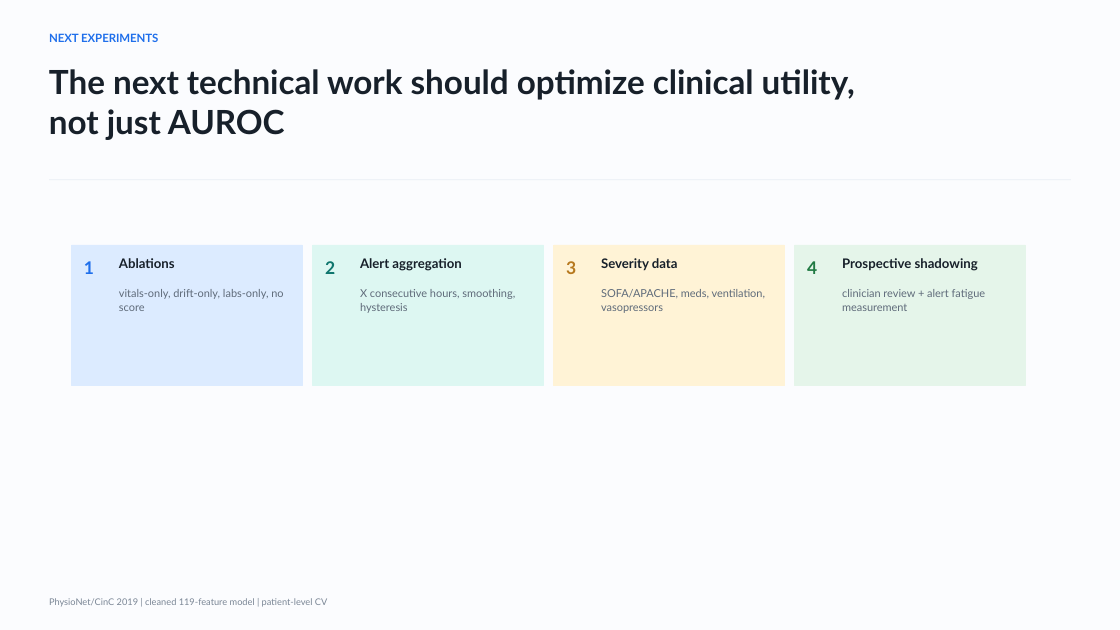
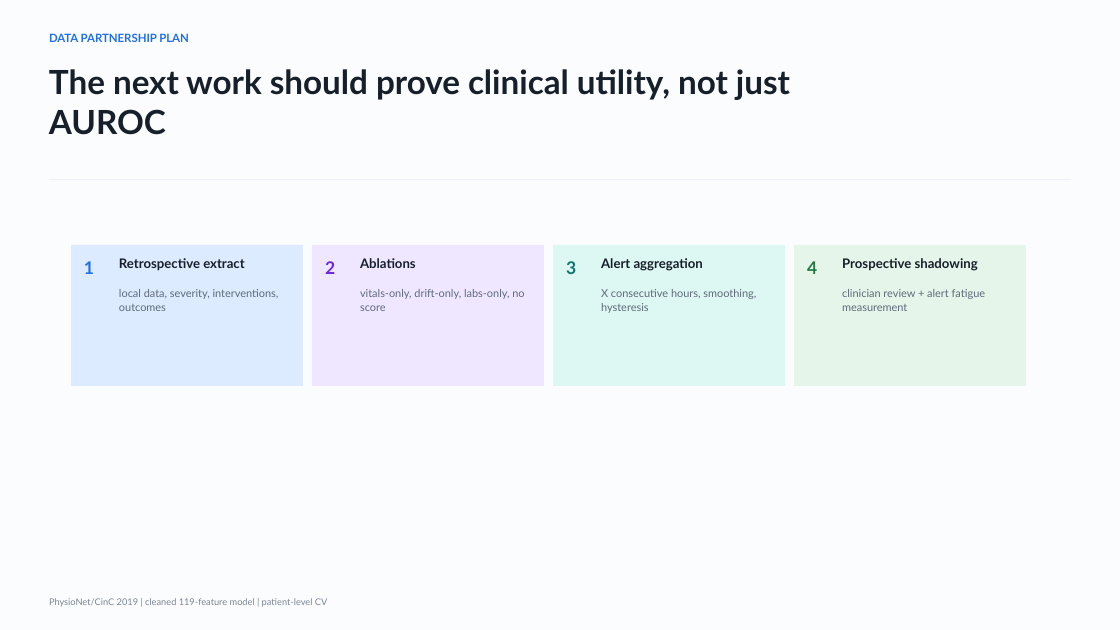
Before and after one commit to rushillshah/SepsisBot, a slide deck: slide 14 of docs/Sepsis_Early_Warning_Technical_Doctor_Cleaned.pptx (slide 11 before the commit). Drawn at 1120x630 pixels with LibreOffice and Linux fonts; fonts in the diff are those of the drawing. Boxes give left, top, right and bottom in pixels: in the first picture for what was removed or moved away, otherwise in the second. Text is boxed around its words. In the diff, an @@ line names an element or a change of style, - is before the commit and + after.

```diff
--- a/docs/Sepsis_Early_Warning_Technical_Doctor_Cleaned.pptx
+++ b/docs/Sepsis_Early_Warning_Technical_Doctor_Cleaned.pptx
@@ text at (49,33,189,42): text changed @@
-NEXT EXPERIMENTS
+DATA PARTNERSHIP PLAN
@@ text at (49,69,790,135): text changed @@
-The next technical work should optimize clinical utility, not just AUROC
+The next work should prove clinical utility, not just AUROC
@@ text at (119,258,244,271): text changed @@
-Ablations
+Retrospective extract
@@ rectangle at (313,245,543,386): fill #DDF7F2 to #EFE7FF; outline #DDF7F2 0.75 pt to #EFE7FF 0.75 pt @@
@@ text "2" at (325,261,335,274): text colour #0F766E to #6D28D9 @@
@@ text at (360,258,416,268): text changed @@
-Alert aggregation
+Ablations
@@ rectangle at (554,245,784,386): fill #FFF3D6 to #DDF7F2; outline #FFF3D6 0.75 pt to #DDF7F2 0.75 pt @@
@@ text "3" at (566,261,576,274): text colour #B7791F to #0F766E @@
@@ text at (601,258,703,271): text changed @@
-Severity data
+Alert aggregation
@@ text at (119,289,279,311): text changed @@
-vitals-only, drift-only, labs-only, no score
+local data, severity, interventions, outcomes
@@ text at (360,289,524,311): text changed @@
-X consecutive hours, smoothing, hysteresis
+vitals-only, drift-only, labs-only, no score
@@ text at (601,289,756,313): text changed @@
-SOFA/APACHE, meds, ventilation, vasopressors
+X consecutive hours, smoothing, hysteresis
```
Also in this commit, not shown: 2 other slides changed, 4 slides added, 1 slide removed, 1 other file.
